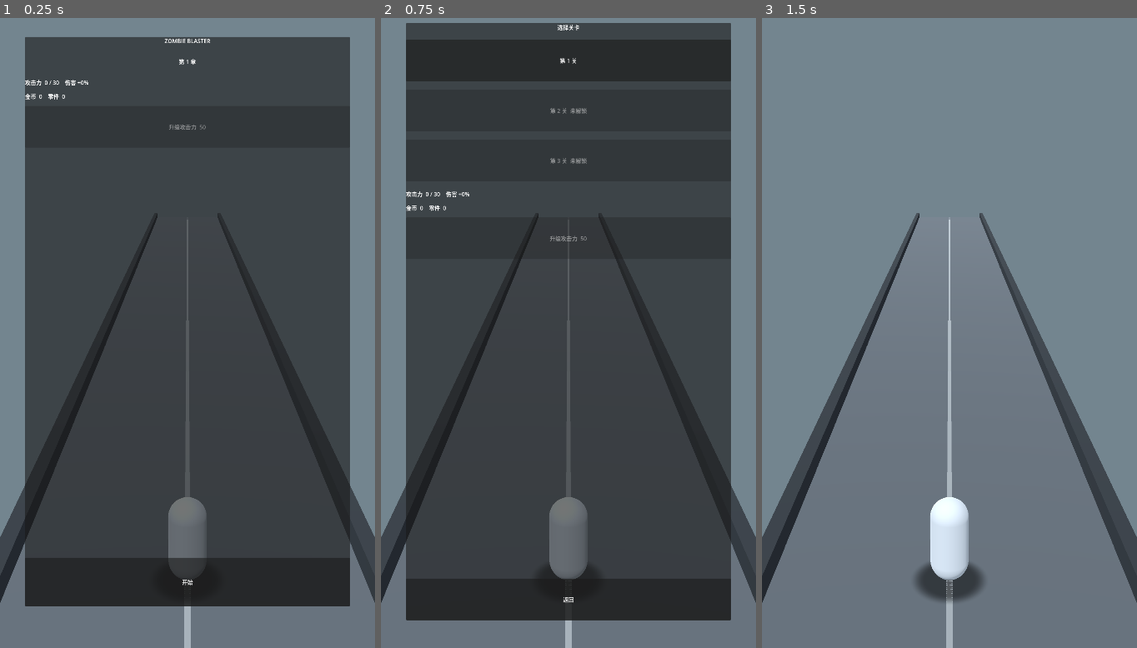
Above: before the commit, frames 1-3 (left to right).
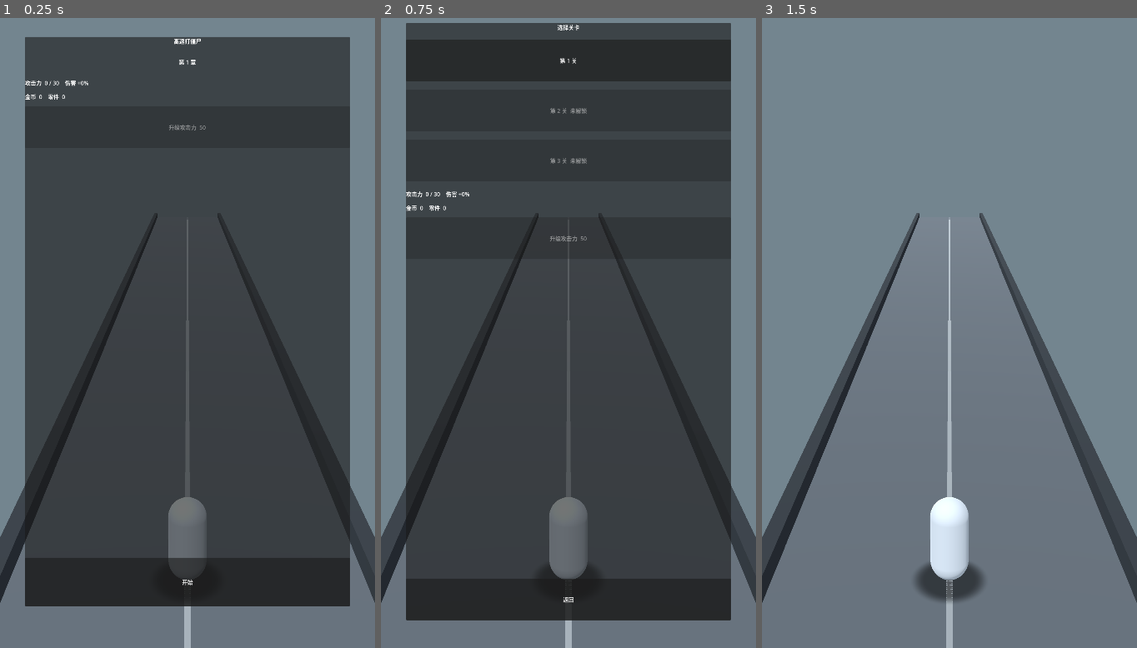
Above: after the commit, the same moments.

Repository: sylsaint/zombie-blaster
Game: Godot game, scene res://scenes/main.tscn
Two runs of this game, one before a commit and one after it. Both use one fixed random seed, a clock stepped at 60 frames per second and the inputs below.
Inputs:
- Up to frame 1 (0.25 s): no input
- Up to frame 2 (0.75 s): click "开始" at 0.5 s
- Up to frame 3 (1.5 s): click "第 1 关" at 1.25 s

The runs differ from the first frame. In frame 1, 0.2% of the frame differs, in the area x 6-56%, y 3-18%; in frame 2, nothing differs; in frame 3, nothing differs.

Commit message:
chore: rename the game display name to 高速打僵尸
Launcher labels, the iOS bundle display name, and the main menu title now use the Chinese name. Package ids stay com.zombieblaster.game and com.zombieblaster.game.profile.

Co-authored-by: nihilism9 <sylsaint@users.noreply.github.com>

Diff:
--- a/project.godot
+++ b/project.godot
@@ -10,7 +10,7 @@
 
 [application]
 
-config/name="Zombie Blaster"
+config/name="高速打僵尸"
 config/version="0.1.0"
 config/features=PackedStringArray("4.7", "GL Compatibility")
 config/icon="res://icon.svg"
--- a/scenes/ui/main_menu.tscn
+++ b/scenes/ui/main_menu.tscn
@@ -35,7 +35,7 @@
 unique_name_in_owner = true
 layout_mode = 2
 theme_type_variation = &"Display"
-text = "ZOMBIE BLASTER"
+text = "高速打僵尸"
 horizontal_alignment = 1
 
 [node name="Subtitle" type="Label" parent="Margin/Sheet/Column"]
--- a/scripts/game_title.gd
+++ b/scripts/game_title.gd
@@ -1,6 +1,6 @@
 class_name GameTitle
 extends RefCounted
-## Placeholder title. Change this one string when the final name is chosen.
+## Main menu title. Launcher labels live in project.godot and export_presets.cfg.
 
 
-const TEXT := "ZOMBIE BLASTER"
+const TEXT := "高速打僵尸"
--- a/tests/test_rewards.gd
+++ b/tests/test_rewards.gd
@@ -634,10 +634,10 @@
 	assert_eq(Engine.time_scale, 1.0)
 
 
-func test_portrait_uses_default_theme_and_placeholder_title() -> void:
+func test_portrait_uses_default_theme_and_title() -> void:
 	assert_eq(ProjectSettings.get_setting("display/window/size/viewport_width"), 1080)
 	assert_eq(ProjectSettings.get_setting("display/window/size/viewport_height"), 1920)
-	assert_eq(GameTitle.TEXT, "ZOMBIE BLASTER")
+	assert_eq(GameTitle.TEXT, "高速打僵尸")
 	assert_false(FileAccess.file_exists("res://assets/ui/game_theme.tres"))
 	var dir := DirAccess.open("res://assets/ui")
 	assert_not_null(dir)
@@ -668,7 +668,7 @@
 			assert_almost_eq(view.anchor_bottom, 1.0, 0.001)
 	var menu := load("res://scenes/ui/main_menu.tscn").instantiate() as MainMenu
 	add_child_autofree(menu)
-	assert_eq((menu.get_node("%Title") as Label).text, "ZOMBIE BLASTER")
+	assert_eq((menu.get_node("%Title") as Label).text, "高速打僵尸")
 
 
 func test_release_exclude_keeps_menu_and_level_select() -> void:
Not shown, changed: export_presets.cfg
Not shown, changed: README.md
Not shown, changed: docs/qa/device-test.md
Not shown, changed: docs/tech/release.md
